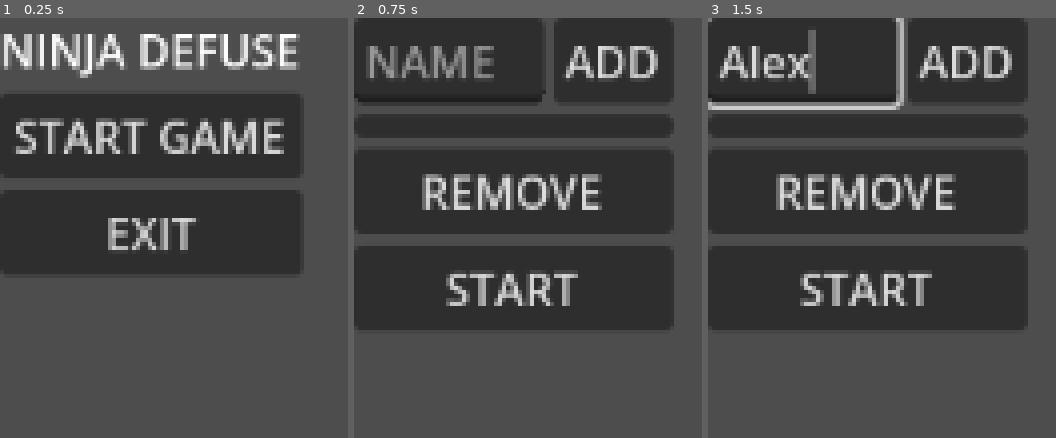
Above: before the commit, frames 1-3 (left to right).
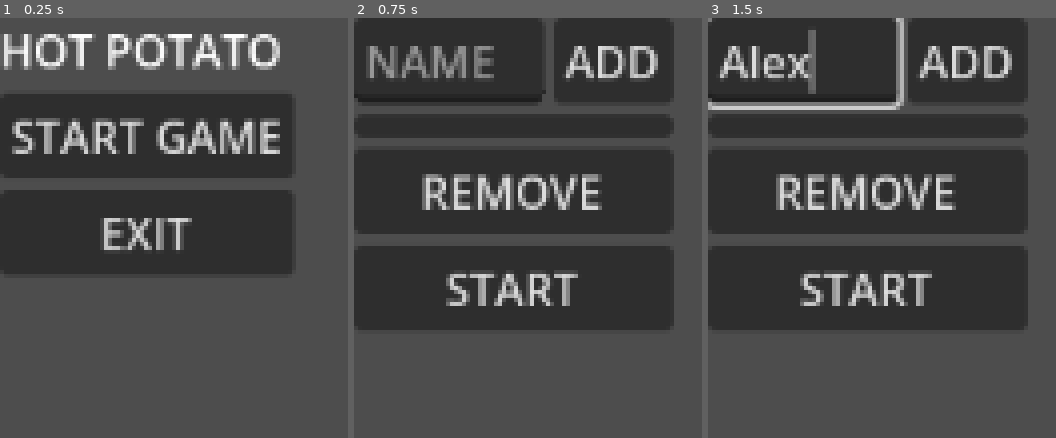
Above: after the commit, the same moments.

Repository: lucianocanovas/hot-potato
Game: Godot game, scene res://scenes/MainMenu.tscn
Same seed, same stepped clock (60 frames per second), same inputs: the game is played once before the commit and once after it.
Inputs (mouse positions are in pixels of both pictures, inside the frame that each line leads up to):
- Up to frame 1 (0.25 s): no input
- Up to frame 2 (0.75 s): click "START GAME" at 0.5 s
- Up to frame 3 (1.5 s): click (801, 60) at 1.27 s; type "Alex" at 1.35 s

The runs differ from the first frame. In frame 1, 9.9% of the frame differs, in the area x 2-87%, y 3-61%; in frame 2, nothing differs; in frame 3, nothing differs.

Commit message:
show players in circle

Diff:
--- a/scenes/ArithmeticMinigame.tscn
+++ b/scenes/ArithmeticMinigame.tscn
@@ -3,15 +3,16 @@
 [ext_resource type="Script" uid="uid://c4fatd8c8xcbn" path="res://scripts/ArithmeticMinigame.gd" id="1_rxo80"]
 
 [node name="ArithmeticMinigame" type="Control"]
+z_index = 3
 layout_mode = 3
 anchors_preset = 0
 script = ExtResource("1_rxo80")
 
 [node name="Operation" type="Label" parent="."]
 layout_mode = 0
-offset_left = 225.0
+offset_left = 226.0
 offset_top = 91.0
-offset_right = 303.0
+offset_right = 304.0
 offset_bottom = 114.0
 
 [node name="Answer" type="LineEdit" parent="."]
--- a/scenes/Game.tscn
+++ b/scenes/Game.tscn
@@ -15,15 +15,16 @@
 offset_bottom = 23.0
 
 [node name="Arrow" type="Sprite2D" parent="."]
-position = Vector2(142, 157)
+position = Vector2(537.5, 328)
+scale = Vector2(2.40625, 1)
 texture = ExtResource("1_qbsmt")
 
 [node name="Bomb" type="TextureRect" parent="."]
 layout_mode = 0
-offset_left = 101.0
-offset_top = 134.0
-offset_right = 141.0
-offset_bottom = 174.0
+offset_left = 515.0
+offset_top = 302.0
+offset_right = 555.0
+offset_bottom = 342.0
 texture = ExtResource("2_cpr0p")
 
 [node name="Time" type="Label" parent="."]
@@ -43,6 +44,9 @@
 
 [node name="Timer" type="Timer" parent="."]
 
+[node name="PlayersContainer" type="Node2D" parent="."]
+position = Vector2(535, 326)
+
 [node name="MinigameContainer" type="Node" parent="."]
 
 [connection signal="pressed" from="TurnButton" to="." method="_on_turn_button_pressed"]
--- a/scenes/MainMenu.tscn
+++ b/scenes/MainMenu.tscn
@@ -14,7 +14,7 @@
 
 [node name="Title" type="Label" parent="VBoxContainer"]
 layout_mode = 2
-text = "NINJA DEFUSE"
+text = "HOT POTATO"
 
 [node name="StartButton" type="Button" parent="VBoxContainer"]
 layout_mode = 2
--- a/scripts/Game.gd
+++ b/scripts/Game.gd
@@ -1,6 +1,7 @@
 extends Control
 
 @onready var player_label: Label = $PlayerLabel
+@onready var players_container: Node2D = $PlayersContainer
 @onready var arrow: Sprite2D = $Arrow
 @onready var time_label: Label = $Time
 @onready var turn_button: Button = $TurnButton
@@ -8,6 +9,7 @@
 @onready var minigame_container: Node = $MinigameContainer
 
 const TOTAL_TIME = 30.0
+const RAD = 200
 var time = TOTAL_TIME
 var players = []
 var index = 0
@@ -21,8 +23,10 @@
 func update_ui() -> void:
 	player_label.text = players[index] + " turn"
 	time_label.text = str(round(time))
-	arrow.rotation_degrees = index * (360 / players.size())
+	var angle = 360 / players.size()
+	arrow.rotation += angle
 	turn_button.visible = true
+	showPlayers()
 	for child in minigame_container.get_children():
 		child.queue_free()
 
@@ -66,3 +70,15 @@
 	timer.stop()
 	for child in minigame_container.get_children():
 		child.queue_free()
+
+func showPlayers() -> void:
+	for child in players_container.get_children():
+		child.queue_free()
+	for i in players.size():
+		var playerName = players[i]
+		var angle = deg_to_rad((360/players.size()) * i)
+		var pos = Vector2(cos(angle), sin(angle)) * RAD
+		var label = Label.new()
+		label.text = playerName
+		label.set_position(pos - Vector2(label.get_minimum_size().x / 2, label.get_minimum_size().y / 2))
+		players_container.add_child(label)
